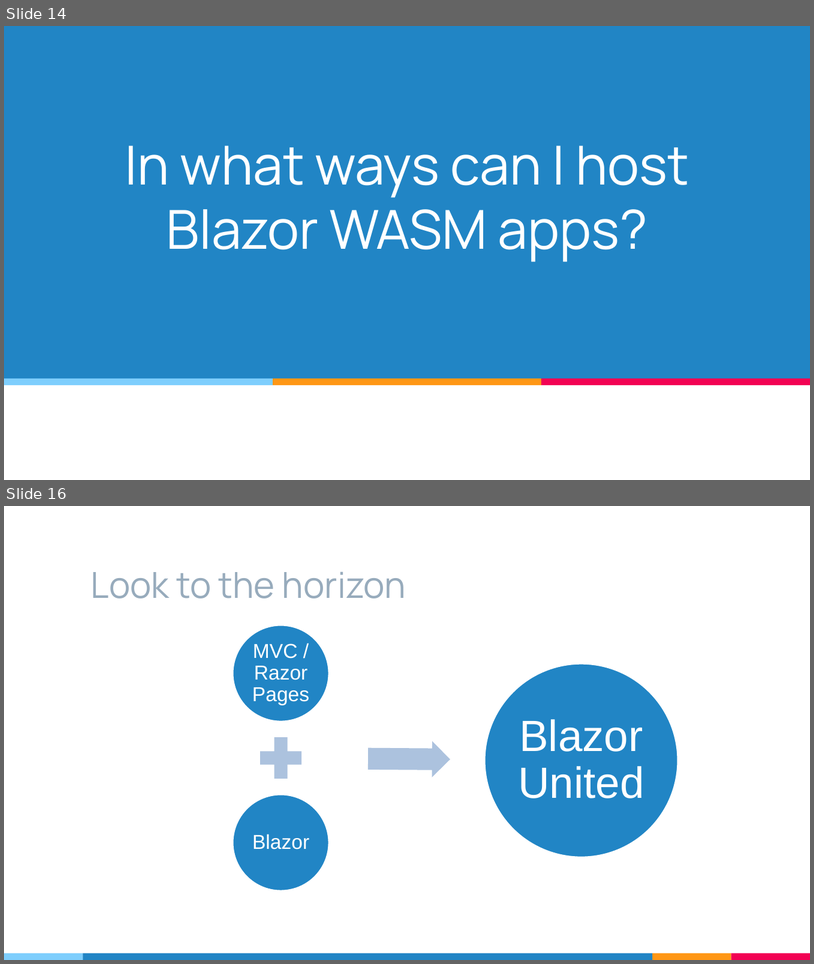
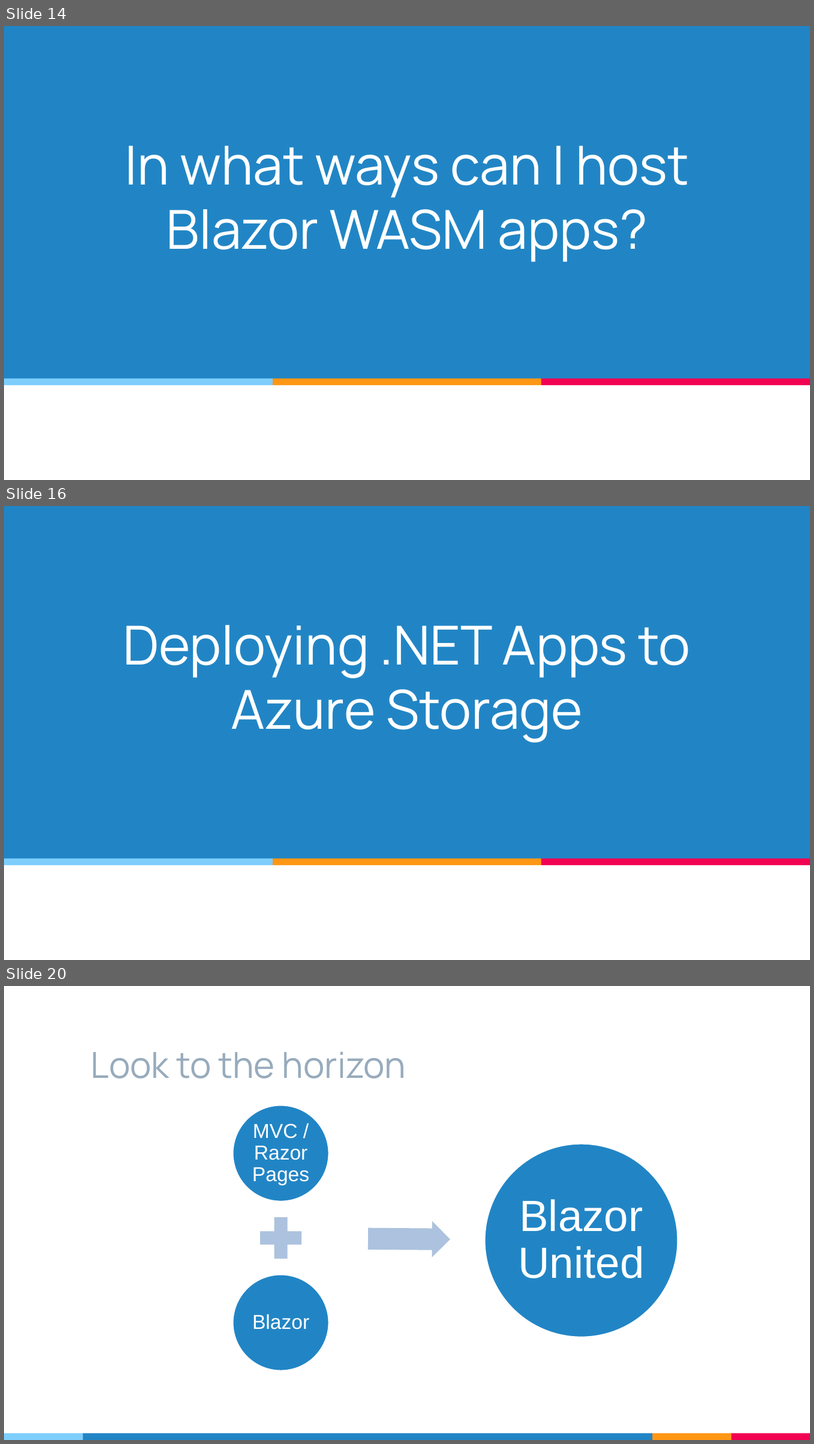
Before and after one commit to isaacrlevin/levin-talks, a slide deck: Running_ASP.NET_Core_Apps_without_a_server.pptx. Shown one above the other, each under a label of ours: slides 14 and 16 before the commit, slides 14, 16 and 20 after it; the slides between them are not shown. The pictures are 814x964 and 814x1444 pixels, drawn with LibreOffice and Linux fonts; fonts in the diff are those of the drawing. Boxes give left, top, right and bottom in pixels: in the first picture for what was removed or moved away, otherwise in the second. Text is boxed around its words. In the diff, an @@ line names an element or a change of style, - is before the commit and + after.

```diff
--- a/Running_ASP.NET_Core_Apps_without_a_server.pptx
+++ b/Running_ASP.NET_Core_Apps_without_a_server.pptx
@@ slide 16 added at [4,506,810,960], background #FFFFFF; not listed: 4 template elements that a slide beside it also shows @@
@@ title added at [123,625,691,742], 48 pt, text #FFFFFF @@
+Deploying .NET Apps to
+Azure Storage
@@ what was slide 16 is now slide 20 @@
```
Also in this commit, not shown: 3 other slides added.
